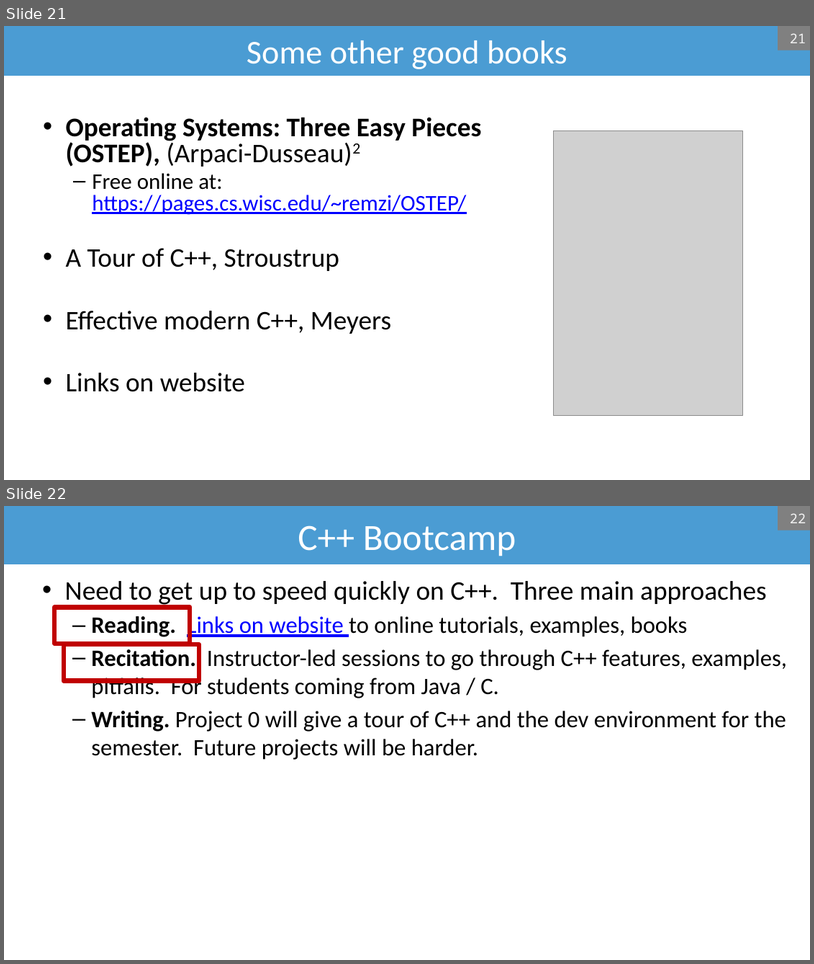
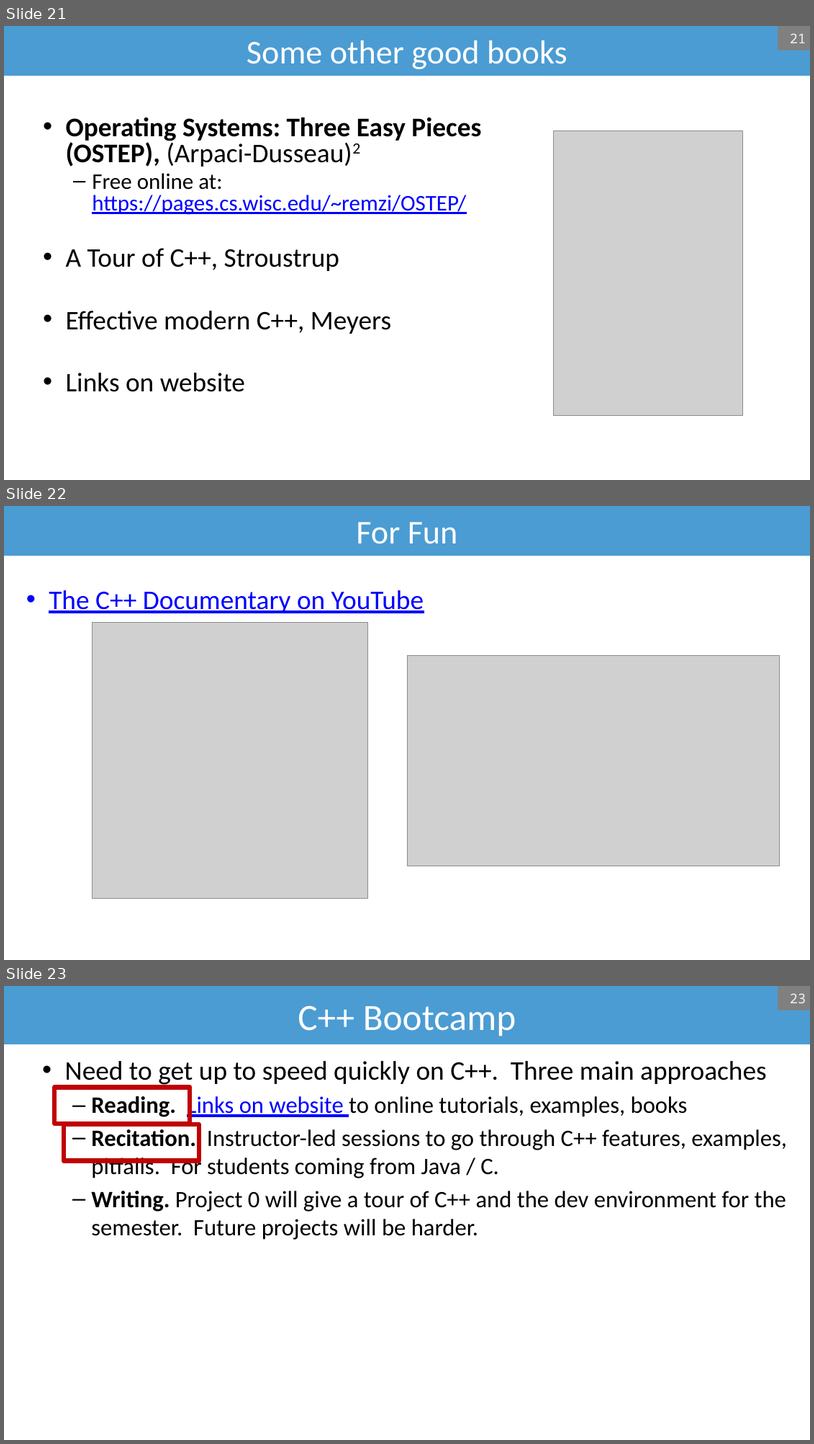
Before and after one commit to bsb20/bsb20.github.io, a slide deck: docs/421_f26/lectures/L0.pptx. Shown one above the other, each under a label of ours: slides 21 and 22 before the commit, slides 21, 22 and 23 after it. The pictures are 814x964 and 814x1444 pixels, drawn with LibreOffice and Linux fonts; fonts in the diff are those of the drawing; grey boxes stand for pictures; background and template pictures are left out. Boxes give left, top, right and bottom in pixels: in the first picture for what was removed or moved away, otherwise in the second. Text is boxed around its words. In the diff, an @@ line names an element or a change of style, - is before the commit and + after.

```diff
--- a/docs/421_f26/lectures/L0.pptx
+++ b/docs/421_f26/lectures/L0.pptx
@@ slide 22 added at <box>4,506,810,960</box>, background #FFFFFF @@
@@ title added at <box>4,506,810,556</box>, fill #4B9CD3, 39.6 pt, text #FFFFFF @@
+For Fun
@@ text added at <box>49,590,424,613</box>, 32 pt, text #0000FF, underline @@
+• The C++ Documentary on YouTube
@@ picture added at <box>92,622,368,898</box> @@
@@ picture added at <box>407,655,780,865</box> @@
@@ what was slide 22 is now slide 23 @@
@@ page number at <box>790,993,806,1003</box>: text changed @@
-22
+23
```
Also in this commit, not shown: 9 slides changed, 1 other file.
